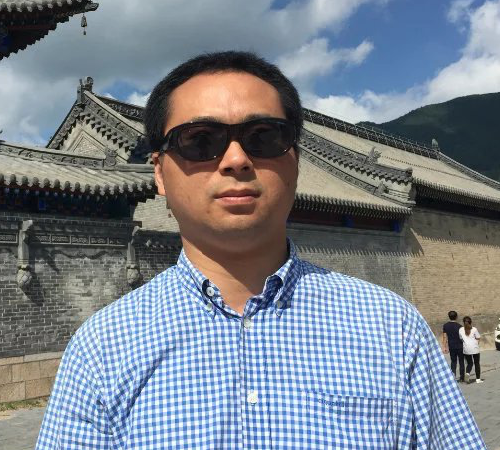
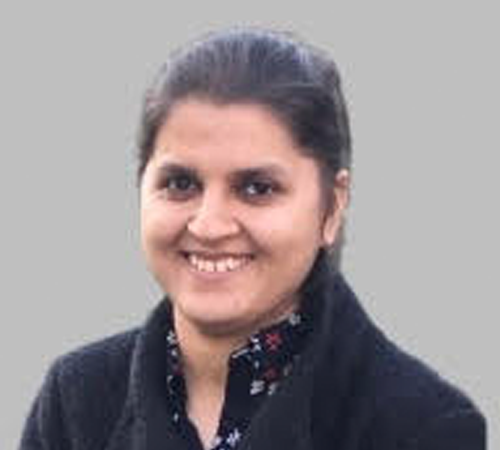
Layered file, before and after one edit (500x450). Changes by layer:
added layer "Layer 5" above "Layer 4" over [0,0,500,450]
